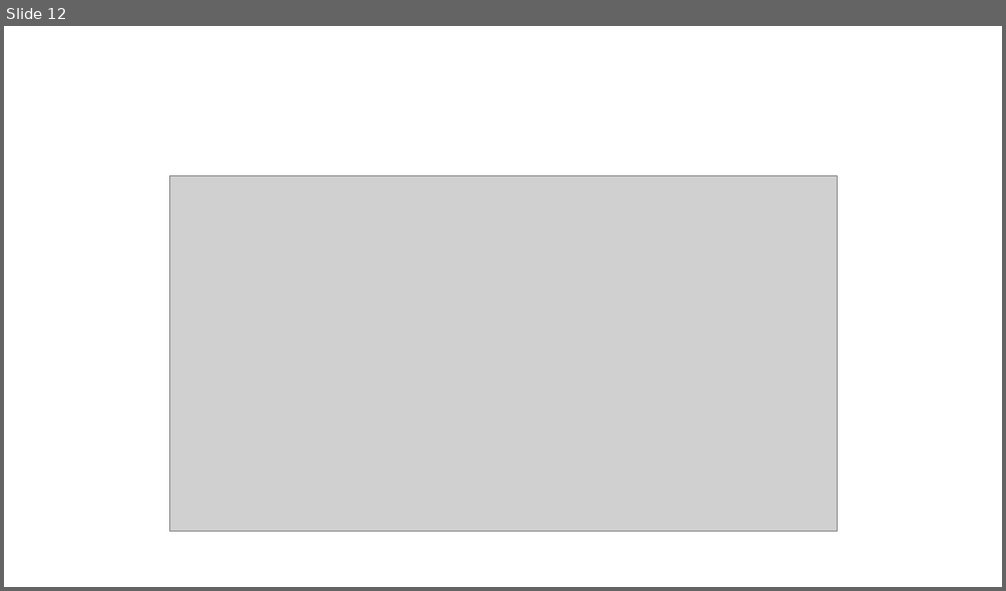
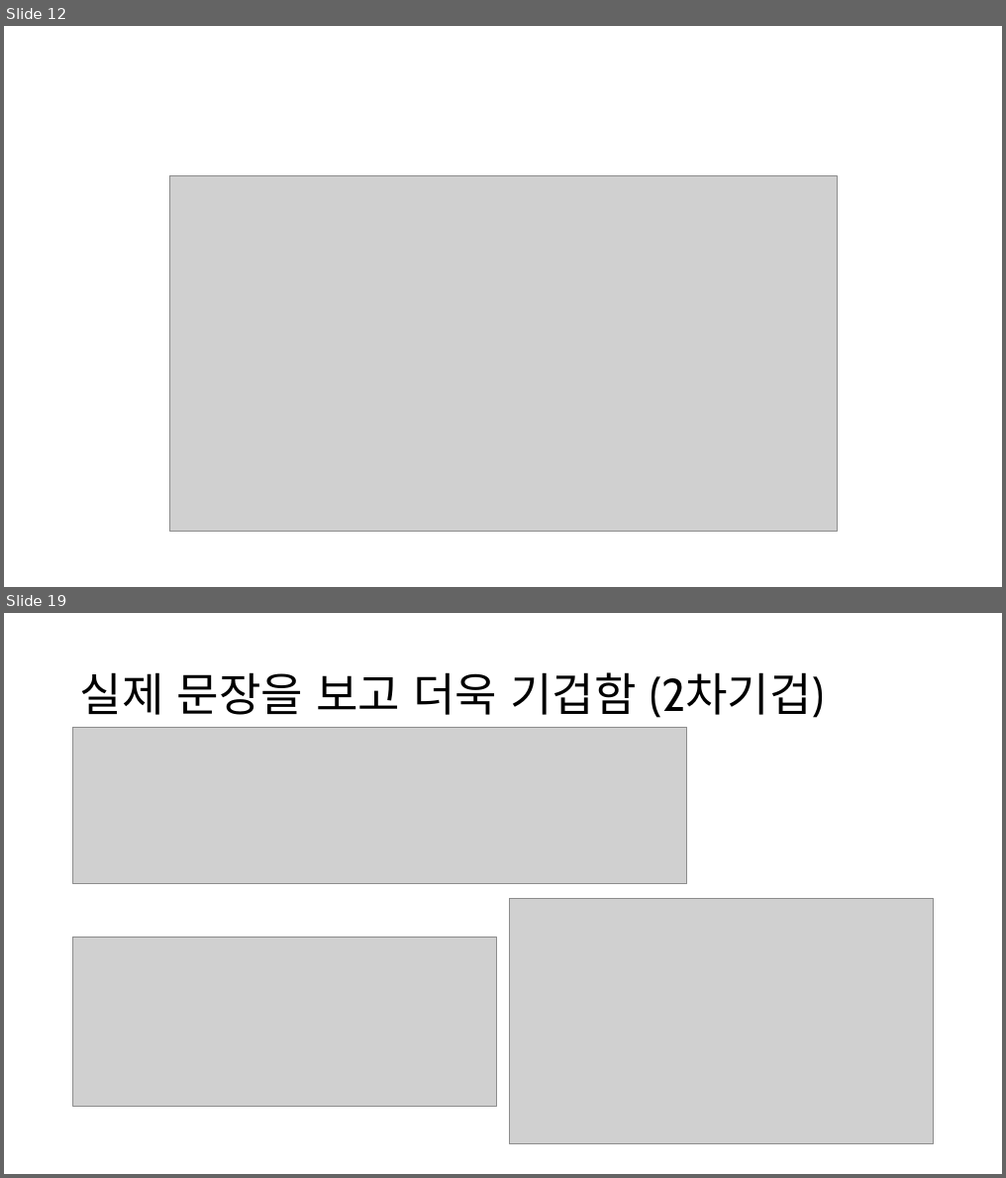
Before and after one commit to calculus0129/kaggle0, a slide deck: Kaggle!.pptx. Shown one above the other, each under a label of ours: slide 12 before the commit, slides 12 and 19 after it; the slides between them are not shown. The pictures are 1006x591 and 1006x1178 pixels, drawn with LibreOffice and Linux fonts; fonts in the diff are those of the drawing; grey boxes stand for pictures. Boxes give left, top, right and bottom in pixels: in the first picture for what was removed or moved away, otherwise in the second. Text is boxed around its words. In the diff, an @@ line names an element or a change of style, - is before the commit and + after.

```diff
--- a/Kaggle!.pptx
+++ b/Kaggle!.pptx
@@ slide 19 added at (x1=4, y1=613, x2=1002, y2=1174), background #FFFFFF @@
@@ title added at (x1=80, y1=672, x2=824, y2=718), 44 pt, text #000000 @@
+실제 문장을 보고 더욱 기겁함 (2차기겁)
@@ picture added at (x1=73, y1=728, x2=687, y2=884) @@
@@ picture added at (x1=509, y1=898, x2=934, y2=1145) @@
@@ picture added at (x1=73, y1=937, x2=497, y2=1106) @@
```
Also in this commit, not shown: 9 other slides added, 3 other files.
